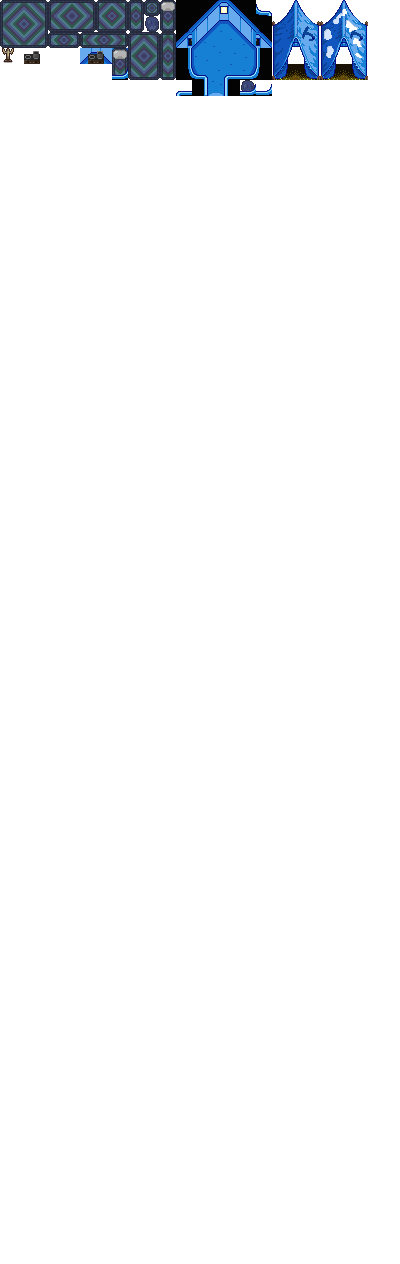
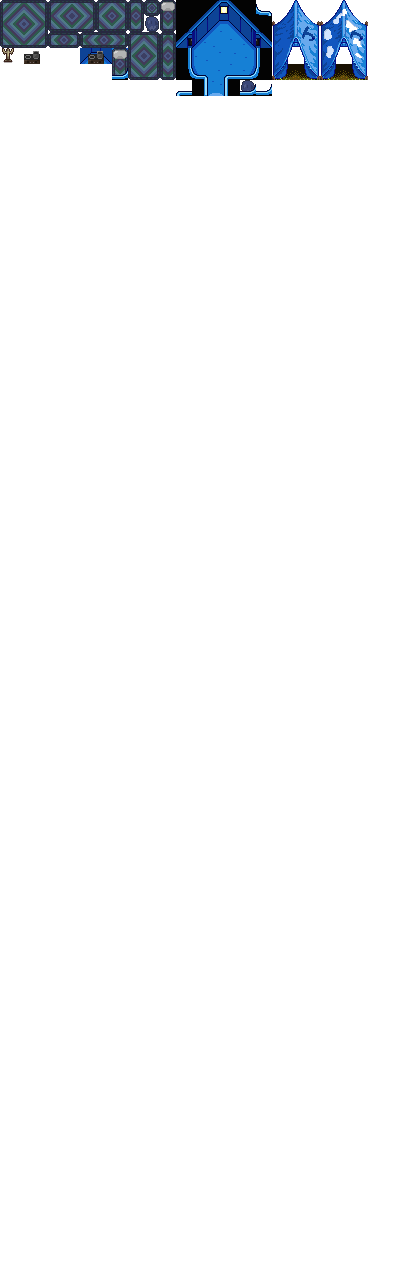
Layered file, before and after one edit (400x1264). Changes by layer:
moved "Ceiling" above "Tent Walls" over left=64, top=0, right=272, bottom=96
painted on "OL" (1st of 4, in "Joja Tent - Inside" › "Ceiling") over left=64, top=0, right=272, bottom=96
painted on "Shadow" (1st of 3, in "Joja Tent - Inside" › "Ceiling") over left=129, top=0, right=272, bottom=64
painted on "Base" (1st of 8, in "Joja Tent - Inside" › "Ceiling") over left=64, top=0, right=272, bottom=96
painted on "OL" (2nd of 4, in "Joja Tent - Inside" › "Tent Walls") over left=64, top=0, right=256, bottom=96
added group "Shadow 2" (1st of 3, in "Joja Tent - Inside" › "Tent Walls") with 2 layers in group "Tent Walls" over left=129, top=0, right=272, bottom=96
added layer "Mask" (1st of 3, in "Joja Tent - Inside" › "Tent Walls" › "Shadow 2") in group "Shadow 2" over left=129, top=0, right=272, bottom=96
added group "Shadow 1" (1st of 3, in "Joja Tent - Inside" › "Tent Walls") with 2 layers in group "Tent Walls" over left=64, top=0, right=272, bottom=96
added layer "Mask" (2nd of 3, in "Joja Tent - Inside" › "Tent Walls" › "Shadow 1") in group "Shadow 1" over left=64, top=0, right=272, bottom=96
renamed "Shadow 1" to "Base", moved it into group "Shadow 1", painted on it over left=64, top=0, right=272, bottom=96
added group "Base" (4th of 8, in "Joja Tent - Inside" › "Tent Walls") with 2 layers in group "Tent Walls" over left=64, top=0, right=272, bottom=96
added layer "Mask" (3rd of 3, in "Joja Tent - Inside" › "Tent Walls" › "Base") in group "Base" over left=64, top=0, right=272, bottom=96
moved "Base" (5th of 8, in "Joja Tent - Inside" › "Tent Walls" › "Base") into group "Base" over left=64, top=0, right=272, bottom=96
painted on "Shadow" (2nd of 3, in "Joja Tent - Inside" › "Floor") over left=64, top=0, right=256, bottom=96
"Rug Multiplier": opacity 22% → 30% over left=1, top=0, right=256, bottom=96
…and 1 more changes (1 renamed, 1 stack)
